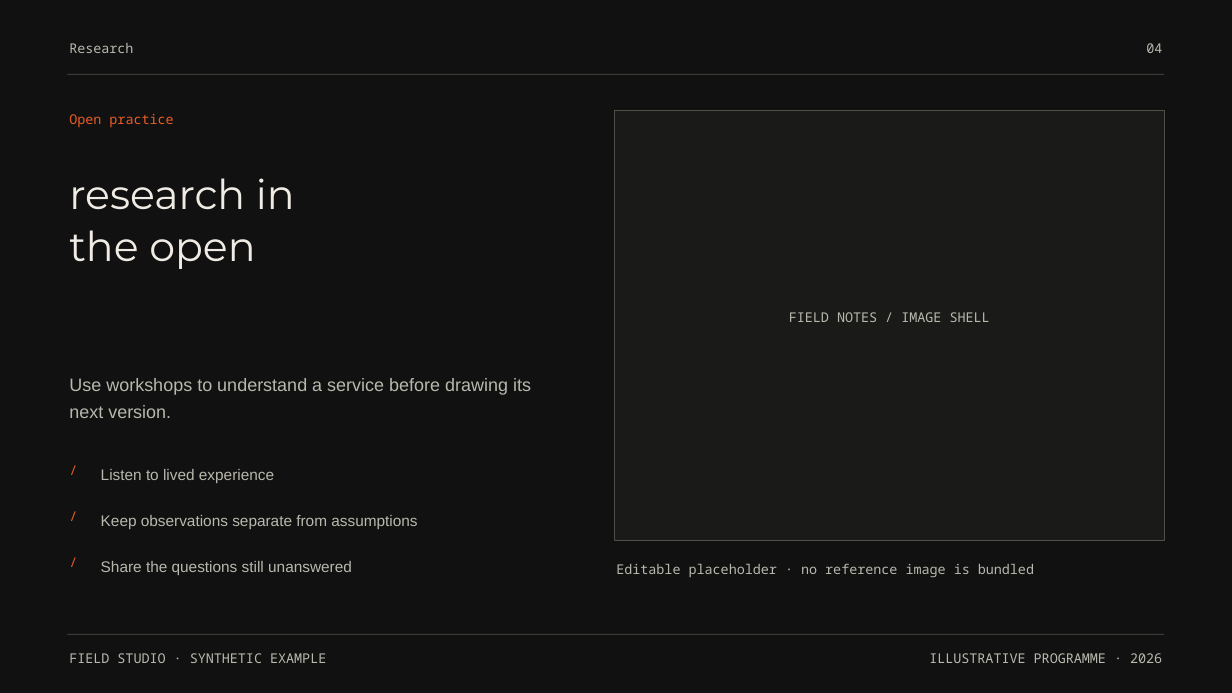
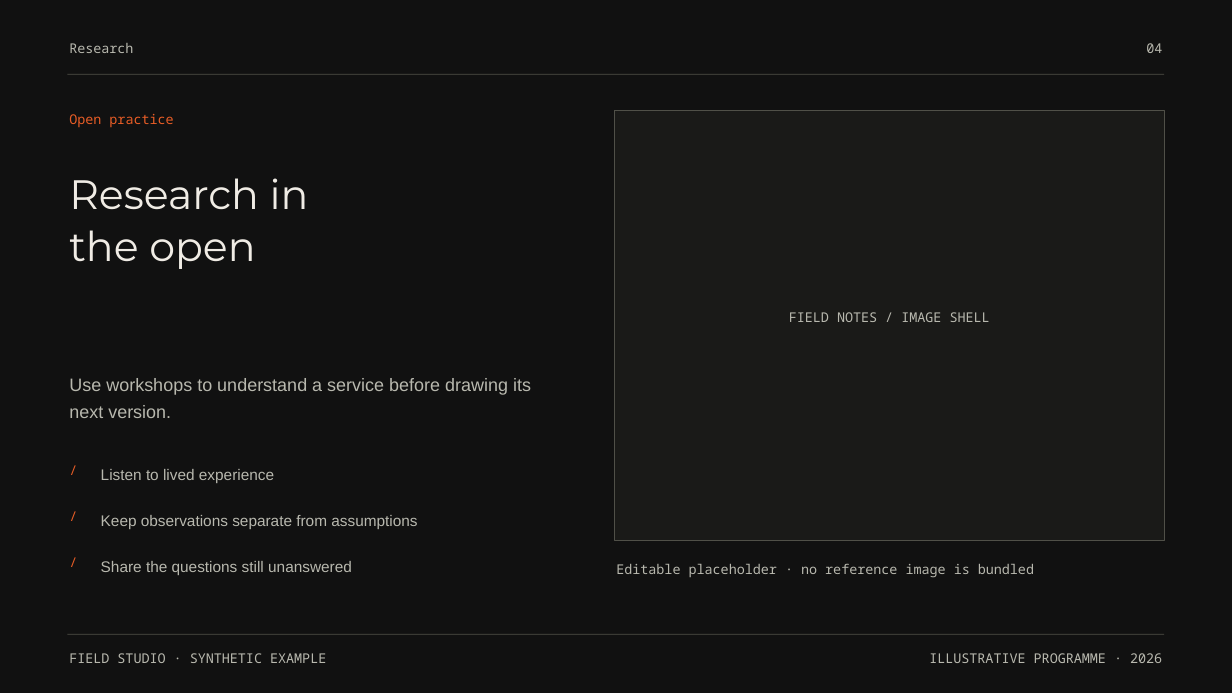
Before and after one commit to hustcer/pptx-nova, a slide deck: slide 4 of pptx-nova/assets/examples/broadside/deck.pptx. Drawn at 1232x693 pixels with LibreOffice and Linux fonts; fonts in the diff are those of the drawing. Boxes give left, top, right and bottom in pixels: in the first picture for what was removed or moved away, otherwise in the second. Text is boxed around its words. In the diff, an @@ line names an element or a change of style, - is before the commit and + after.

```diff
--- a/pptx-nova/assets/examples/broadside/deck.pptx
+++ b/pptx-nova/assets/examples/broadside/deck.pptx
@@ text at (x1=69, y1=178, x2=309, y2=210): text changed @@
-research in
+Research in
```
Also in this commit, not shown: 9 other slides changed, 14 other files.
